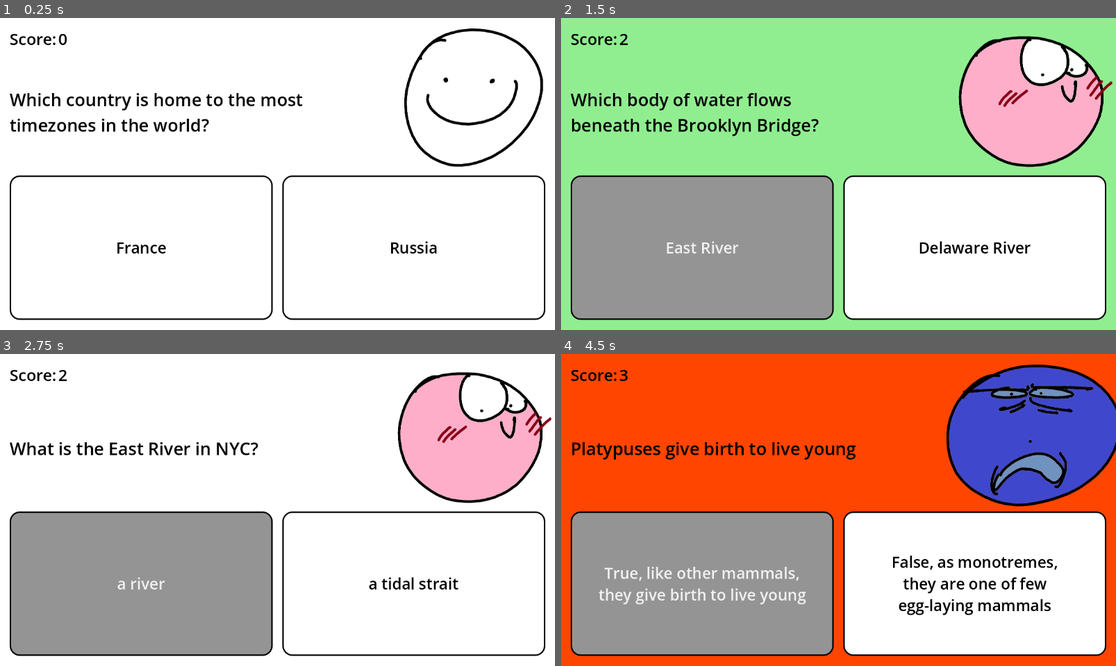
Above: before the commit, frames 1-4 (two rows, left to right).
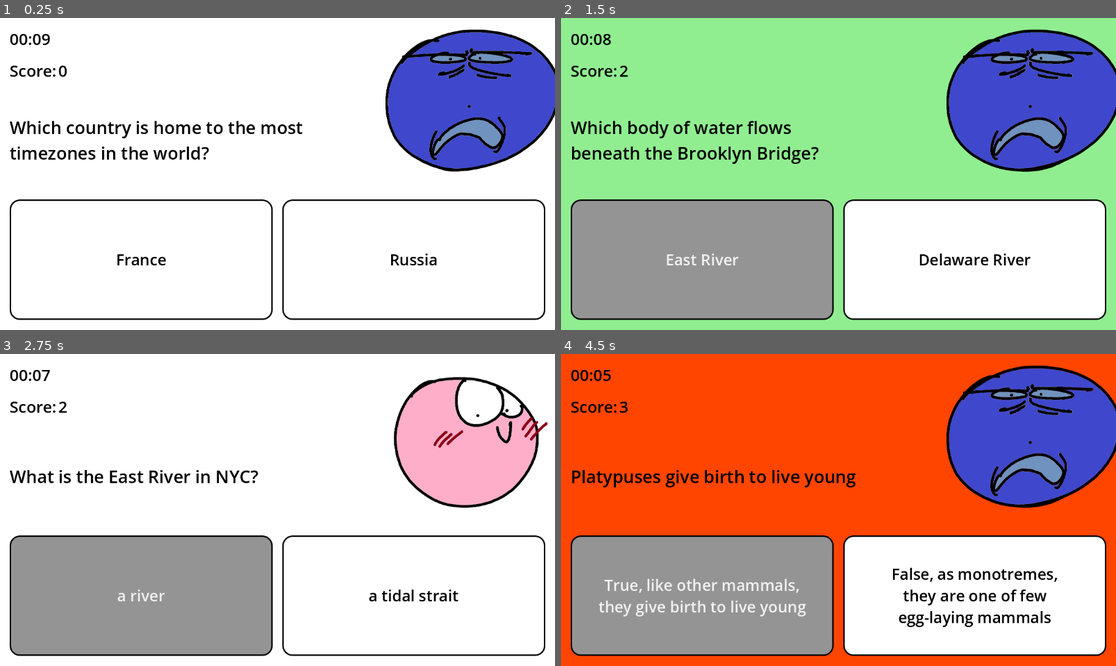
Above: after the commit, the same moments.

Repository: 2DPyramid/2D-Puzzle-Game_REPO
Game: Godot game, scene res://scenes/main.tscn
Same seed, same stepped clock (60 frames per second), same inputs: the game is played once before the commit and once after it.
Inputs:
- Up to frame 1 (0.25 s): no input
- Up to frame 2 (1.5 s): click "France" at 0.5 s; click "East River" at 1.25 s
- Up to frame 3 (2.75 s): click "7" at 2 s
- Up to frame 4 (4.5 s): click "a river" at 2.75 s; click "True" at 3.5 s; click "True, like other mammals, the…" at 4.25 s

The runs differ from the first frame. In frame 1, 16% of the frame differs, in the area x 1-100%, y 3-80%; in frame 2, 23%; in frame 3, 9.9%; in frame 4, 17%.

Commit message:
Mahira
Added Timer

Diff:
--- a/2dTriviaGame/scenes/main.tscn
+++ b/2dTriviaGame/scenes/main.tscn
@@ -43,7 +43,7 @@
 corner_radius_bottom_right = 20
 corner_radius_bottom_left = 20
 
-[node name="Control" type="Control" unique_id=182376782]
+[node name="Control" type="Control" unique_id=182376782 node_paths=PackedStringArray("timer")]
 layout_mode = 3
 anchors_preset = 15
 anchor_right = 1.0
@@ -51,6 +51,7 @@
 grow_horizontal = 2
 grow_vertical = 2
 script = ExtResource("1_0wfyh")
+timer = NodePath("MarginContainer/VBoxContainer/timer/Timer")
 
 [node name="ColorRect" type="ColorRect" parent="." unique_id=1957704364]
 layout_mode = 0
@@ -78,15 +79,28 @@
 theme_override_constants/separation = 20
 alignment = 2
 
-[node name="score" type="HBoxContainer" parent="MarginContainer/VBoxContainer" unique_id=909003695]
+[node name="timer" type="HBoxContainer" parent="MarginContainer/VBoxContainer" unique_id=909003695]
 layout_mode = 2
 
-[node name="score_label" type="Label" parent="MarginContainer/VBoxContainer/score" unique_id=1110661543]
+[node name="timer_label" type="Label" parent="MarginContainer/VBoxContainer/timer" unique_id=1110661543]
+layout_mode = 2
+text = "Timer:"
+label_settings = SubResource("LabelSettings_0wfyh")
+
+[node name="Timer" type="Timer" parent="MarginContainer/VBoxContainer/timer" unique_id=1916004089]
+wait_time = 10.0
+one_shot = true
+autostart = true
+
+[node name="score" type="HBoxContainer" parent="MarginContainer/VBoxContainer" unique_id=652813399]
+layout_mode = 2
+
+[node name="score_label" type="Label" parent="MarginContainer/VBoxContainer/score" unique_id=1670117358]
 layout_mode = 2
 text = "Score:"
 label_settings = SubResource("LabelSettings_0wfyh")
 
-[node name="number" type="Label" parent="MarginContainer/VBoxContainer/score" unique_id=1723729477]
+[node name="number" type="Label" parent="MarginContainer/VBoxContainer/score" unique_id=1699546393]
 layout_mode = 2
 text = "0"
 label_settings = SubResource("LabelSettings_0wfyh")
@@ -97,14 +111,13 @@
 theme_override_constants/separation = 10
 
 [node name="reaction" parent="MarginContainer/VBoxContainer/question" unique_id=54342535 instance=ExtResource("2_sugp2")]
-position = Vector2(964, 89)
+position = Vector2(956, 33)
 scale = Vector2(0.5, 0.5)
 animation = &"2"
 autoplay = "2"
 
 [node name="wrong_reaction" parent="MarginContainer/VBoxContainer/question" unique_id=1107030189 instance=ExtResource("2_sugp2")]
-visible = false
-position = Vector2(964, 89)
+position = Vector2(964, 25)
 scale = Vector2(0.5, 0.5)
 animation = &"0"
 autoplay = "0"
@@ -120,7 +133,7 @@
 autowrap_mode = 3
 
 [node name="answer" type="HBoxContainer" parent="MarginContainer/VBoxContainer" unique_id=891937224]
-custom_minimum_size = Vector2(0, 300)
+custom_minimum_size = Vector2(0, 250)
 layout_mode = 2
 size_flags_vertical = 10
 theme_override_constants/separation = 20
@@ -146,5 +159,6 @@
 theme_override_styles/hover = SubResource("StyleBoxFlat_o5qli")
 text = "Answer 2"
 
+[connection signal="timeout" from="MarginContainer/VBoxContainer/timer/Timer" to="." method="_on_timer_timeout"]
 [connection signal="pressed" from="MarginContainer/VBoxContainer/answer/Button" to="." method="_on_button_pressed" binds= [0]]
 [connection signal="pressed" from="MarginContainer/VBoxContainer/answer/Button2" to="." method="_on_button_pressed" binds= [1]]
--- a/2dTriviaGame/script/main.gd
+++ b/2dTriviaGame/script/main.gd
@@ -8,6 +8,9 @@
 @onready var score_label: Label = $MarginContainer/VBoxContainer/score/score_label
 @onready var color_rect: ColorRect = $ColorRect
 @onready var wrong_reaction: AnimatedSprite2D = $MarginContainer/VBoxContainer/question/wrong_reaction
+@onready var timer_number: Label = $MarginContainer/VBoxContainer/timer/timer_number
+@onready var timer_label: Label = $MarginContainer/VBoxContainer/timer/timer_label
+@export var timer: Timer
 
 #get the button texts and question text from the scene
 
@@ -18,13 +21,14 @@
 func _ready():
 	print(str(Global.data.size()) + " Questions Total")
 	update_ui()
+	time_left_to_live()
 
 
 
 func update_ui():
 	# .size() tells us max number of questions
-	if current < 30: #30 questions max
-	#if current < Global.data.size(): #for if you want to go through EVERY questions
+	#if current < 30: #30 questions max
+	if current < Global.data.size(): #for if you want to go through EVERY questions
 		var data = Global.data[current]
 
 		#updating the texts
@@ -87,3 +91,21 @@
 	print(reaction_var)
 	current += 1
 	update_ui()
+
+
+func time_left_to_live():
+	var time_left = timer.time_left
+	var minute = floor(time_left / 60)
+	var second = int(time_left) % 60
+	return [minute, second]
+
+func _process(delta):
+	timer_label.text = "%02d:%02d" % time_left_to_live()
+
+func _on_timer_timeout() -> void:
+	question.text = "Out of Time"
+	score_label.text = "Percent Correct: "
+	score.text = str( int((correctAns / current) *100) )  + "%"
+	print("Percent Correct out of total: " + str( int((correctAns / Global.data.size()) *100) )  + "%")
+	ans_1.hide()
+	ans_2.hide()
